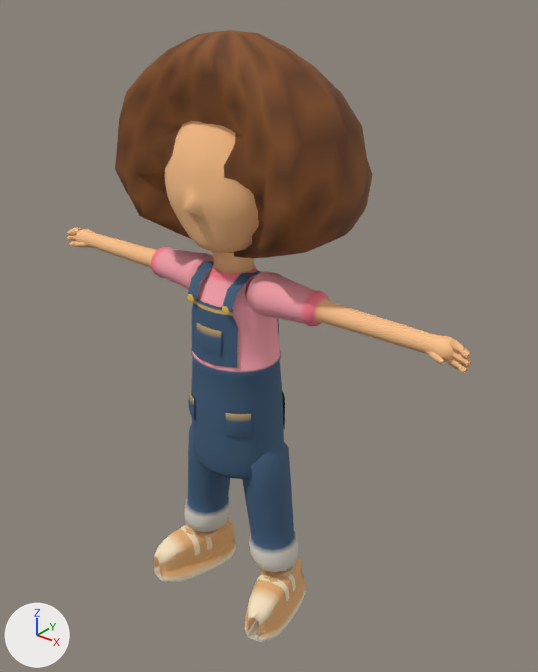
Before and after pictures for a commit that changed the Blender file assets/v2/source/penny-pilot.blend.
Camera for both pictures: a 50 mm lens placed at (2.92, -3.3, 4.23), pointed at (0.06, 0.27, 2.02). Every picture has the same lights, and +X, +Y and +Z are marked at lower left. The older version comes first.

In view in the first picture: 'kid_penny_LOD0'.
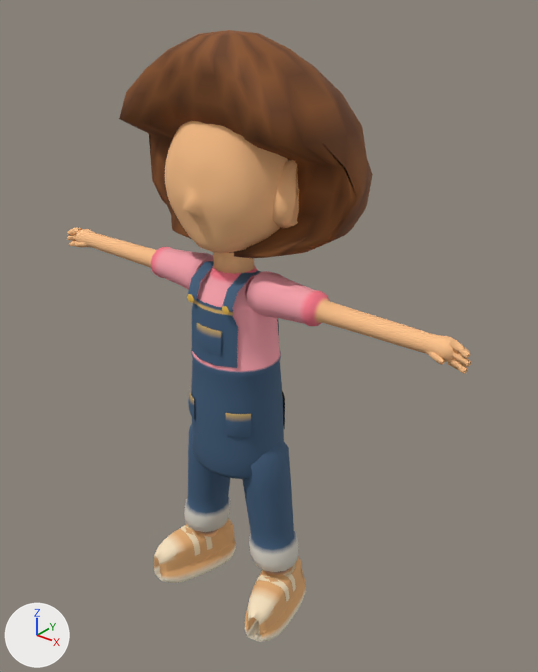
Where the change shows, as pixel boxes [x1, y1, x2, y2] in the pictures (538 x 672 px; the box of a moved part takes in the faces that stretch with it):
part 1 of me_kid_penny_lod0_mesh_001, added (brown)
    after: [272, 160, 299, 228]
part 2 of me_kid_penny_lod0_mesh_001, moved or reshaped
    before: [115, 119, 358, 257]
    after: [120, 119, 358, 257]

What the commit changed:
me_kid_penny_lod0_mesh_001 is used by ob_kid_penny_lod0; location (0.0, 0.0, 0.0).
me_kid_penny_lod0_mesh_001 had 3559 vertices, 3585 faces and spanned x -1.62..1.62, y -0.45..0.83, z 0.01..3.96.
me_kid_penny_lod0_mesh_001 now has 3753 vertices, 3777 faces and spans x -1.62..1.62, y -0.45..0.83, z 0.01..3.96.
me_kid_penny_lod0_mesh_001 part 1: a new loose piece of 97 vertices spanning x 0.34..0.51, y -0.11..0.21, z 2.92..3.3, in mat_m_body.
Part 2, on me_kid_penny_lod0_mesh_001:
20 vertices in x -0.7..0.68, y -0.3, z 2.88..3.3 move by (0.0, 0.36, 0.0).
6 vertices in x -0.74..0.73, y -0.19, z 2.88..3.15 move by (0.0, 0.25, 0.0).
6 vertices in x -0.35..0.72, y -0.16, z 2.88..3.0 move by (0.0, 0.22, 0.0).
5 vertices in x -0.74..0.74, y -0.21, z 2.88..3.3 move by (0.0, 0.27, 0.0).
5 vertices in x -0.65..0.13, y -0.26, z 3.0..3.3 move by (0.0, 0.32, 0.0).
4 vertices in x -0.53..0.53, y -0.28, z 2.88..3.15 move by (0.0, 0.34, 0.0).
22 vertices move from x -0.76..0.79, y -0.32..0.0, z 2.88..3.3 to x -0.76..0.79, y 0.06, z 2.88..3.3.
Other edits to the shape of me_kid_penny_lod0_mesh_001 do not show in these pictures.
